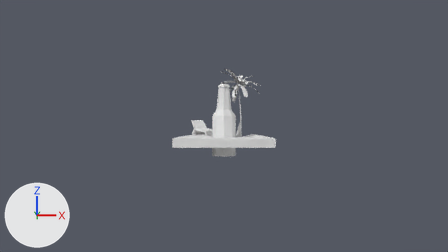
A saved change to the Blender file Assets/Models/Perks/items.blend.
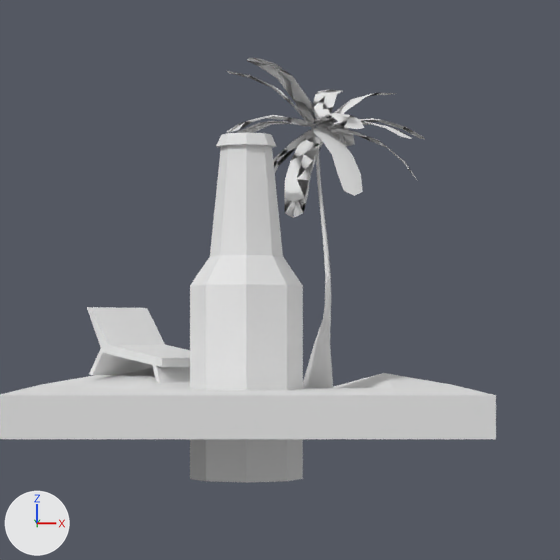
Each version is shown from the file's camera 'Camera', then close up on the part from 39% to 64% of the width and 23% to 68% of the height. The lights are fixed; the arrows at lower left show +X, +Y and +Z. The same objects are shown in both versions, whatever each file hides.

Names of what the first close-up shows: 'Beer', 'Vacation'.
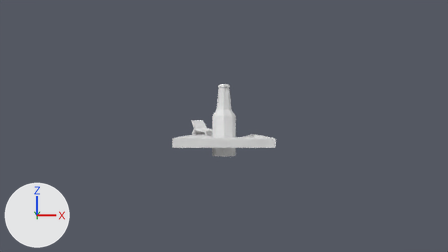
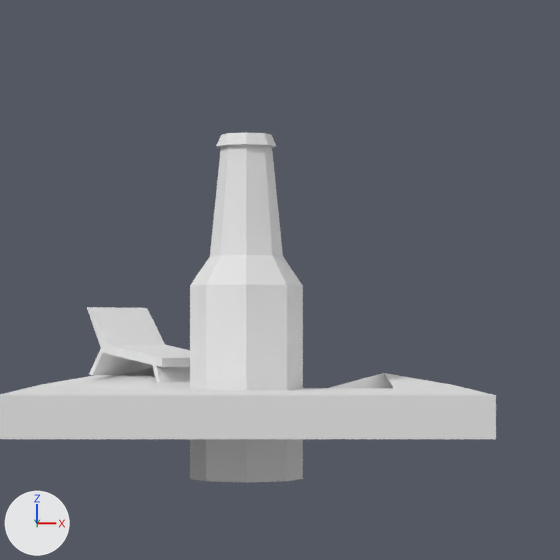
Patch to the scene script:
```diff
--- a/Assets/Models/Perks/items.blend.py
+++ b/Assets/Models/Perks/items.blend.py
@@ me_cylinder_008 @@
 # used by ob_vacation; location = (0.0, 0.0, 0.0)
 # verts and faces of me_cylinder_008; kept vertices keep their numbers, new ones are numbered from 309
 # before: 276 (0.28, 0.75, -0.24), 279 (0.57, 0.75, -0.16) at pixel (383, 372), 280 (0.57, 0.08, -0.21) at pixel (393, 388), 283 (0.07, 0.15, -0.21)
-me_cylinder_008.from_pydata(...)  # 309 vertices, 370 faces; spans x -0.85..0.85, y -0.95..0.96, z -0.36..1.09
+me_cylinder_008.from_pydata(...)  # 44 vertices, 31 faces; spans x -0.85..0.85, y -0.95..0.75, z -0.36..0.11
+# me_cylinder_008 part 1: the loose piece of 71 vertices spanning x -0.08..0.65, y 0.23..0.83, z 0.49..1.07 is deleted
+# me_cylinder_008 part 2: the loose piece of 71 vertices spanning x 0.0..0.73, y 0.23..0.94, z 0.51..1.09 is deleted
+# me_cylinder_008 part 3: the loose piece of 57 vertices spanning x -0.08..0.46, y 0.12..0.96, z 0.79..0.88 is deleted
+# me_cylinder_008 part 4: the loose piece of 51 vertices spanning x 0.22..0.35, y 0.47..0.6, z -0.28..0.84 is deleted
+# me_cylinder_008 part 5: the loose piece of 15 vertices spanning x 0.35..0.69, y 0.39..0.57, z 0.61..0.84 is deleted
+# me_cylinder_008 part 6
+delete_faces([(276, 283, 280, 279)])
+# me_cylinder_008 part 7: the surface is now shaded flat
 me_cylinder_008.materials.append(mat_vacation)
```

Where the change shows, as pixel boxes [x1, y1, x2, y2] in the close-ups (560 x 560 px):
'Vacation', reshaped
    before: [0, 58, 496, 439]
    after: [0, 307, 496, 439]
part 1 of me_cylinder_008, deleted
    before: [227, 71, 411, 218]
part 2 of me_cylinder_008, deleted
    before: [246, 58, 425, 196]
part 3 of me_cylinder_008, deleted
    before: [227, 113, 364, 146]
part 4 of me_cylinder_008, deleted
    before: [303, 148, 333, 388]
part 5 of me_cylinder_008, deleted
    before: [336, 127, 418, 181]
part 6 of me_cylinder_008, deleted
    before: [333, 373, 393, 388]
